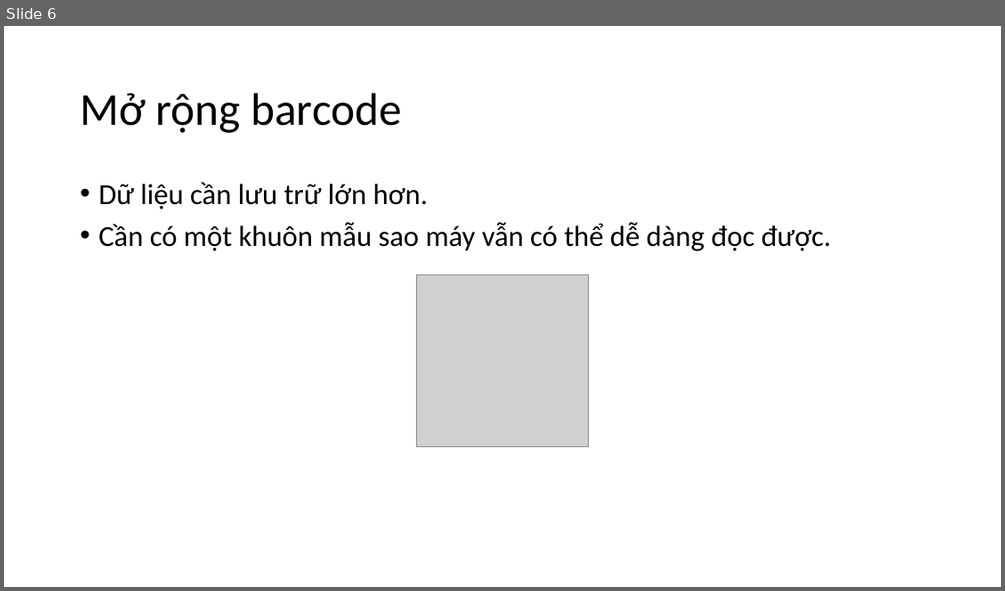
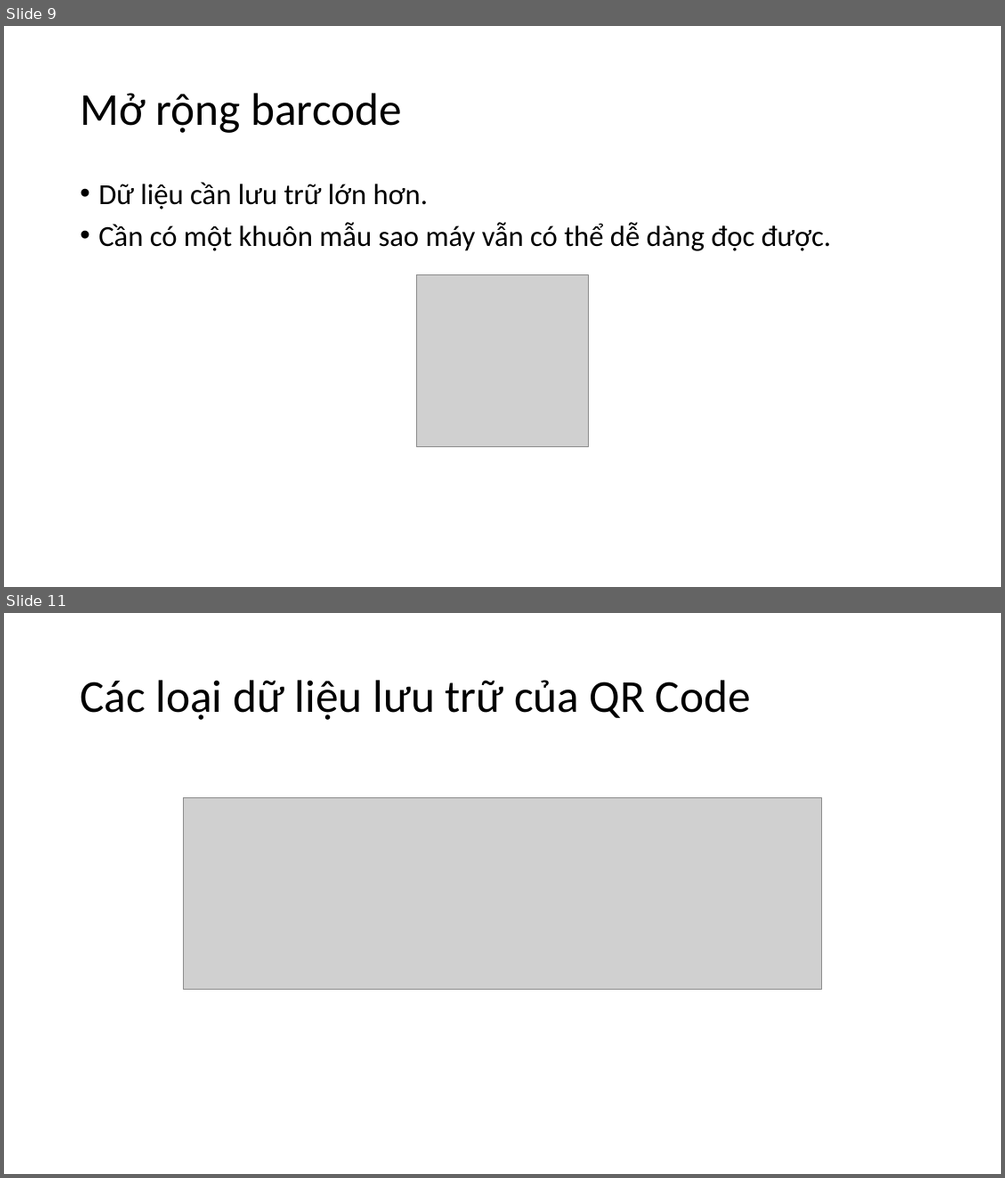
Before and after one commit to nguyenduyhanlam/Information_Security, a slide deck: QR code.pptx. Shown one above the other, each under a label of ours: slide 6 before the commit, slides 9 and 11 after it; the slides between them are not shown. The pictures are 1005x591 and 1005x1178 pixels, drawn with LibreOffice and Linux fonts; fonts in the diff are those of the drawing; grey boxes stand for pictures. Boxes give left, top, right and bottom in pixels: in the first picture for what was removed or moved away, otherwise in the second. Text is boxed around its words. In the diff, an @@ line names an element or a change of style, - is before the commit and + after.

```diff
--- a/QR code.pptx
+++ b/QR code.pptx
@@ slide 11 added at <box>4,613,1001,1174</box>, background #FFFFFF @@
@@ title added at <box>80,680,751,720</box>, 44 pt, text #000000 @@
+Các loại dữ liệu lưu trữ của QR Code
@@ picture added at <box>184,798,821,989</box> @@
@@ what was slide 6 is now slide 9 @@
```
Also in this commit, not shown: 2 slides changed, 6 other slides added, 2 other files.
